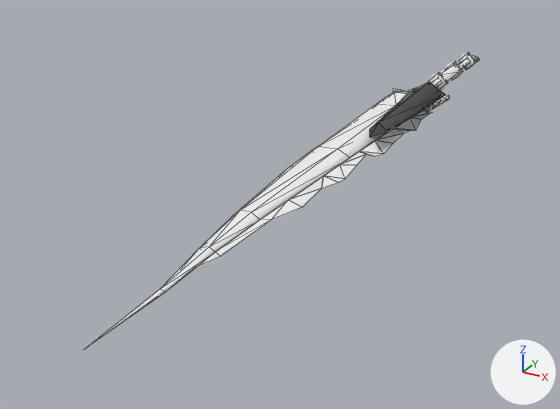
Before and after pictures for a commit that changed the glTF model docs/models/weapons/w07/027.glb.
Before and after are seen from a 50 mm lens placed at (1.2, -3.76, 1.05), pointed at (-0.2, -1.21, -0.22). Arrows for +X, +Y and +Z are at lower right; the lights stay in place. The picture after the commit comes second. Mesh edges are drawn as thin lines on the coarser meshes. Vertices at exactly the same position are counted once.

Script lines for the objects in view, before the commit:
```python
me_group_0 = bpy.data.meshes.new('Group[0]')
me_group_0.from_pydata(...)  # 459 vertices, 688 faces; spans x -0.15..0.16, y -2.63..0.8, z -0.07..0.07
# faces by material slot: [394, 294]
me_group_0.materials.append(mat_xfb__e_m00_swo027)  # white #ffffff
me_group_0.materials.append(mat_xfb__m00_swo027)  # white #ffffff
me_group_100 = bpy.data.meshes.new('Group[100]')
me_group_100.from_pydata(...)  # 195 vertices, 332 faces; spans x -0.15..0.16, y -2.63..0.8, z -0.06..0.06
me_group_100.materials.append(mat_xfb__m00_swo027)  # white #ffffff
me_group_21 = bpy.data.meshes.new('Group[21]')
me_group_21.from_pydata(...)  # 10 vertices, 16 faces; spans x 0.0..0.167, y -1.0..-0.221, z 0.0..0.104
me_group_21.materials.append(mat_xfb_w__m00_swo027_add)
ob_group_0 = bpy.data.objects.new('Group[0]', me_group_0)
ob_group_0.location = (0.0, 0.0, 0.0)
ob_group_100 = bpy.data.objects.new('Group[100]', me_group_100)
ob_group_100.location = (0.0, 0.0, 0.0)
ob_group_21 = bpy.data.objects.new('Group[21]', me_group_21)
ob_group_21.location = (0.0, 0.0, 0.0)
```
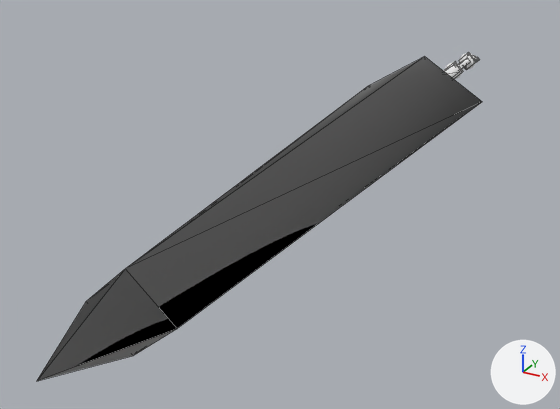
Pixel boxes [x1, y1, x2, y2] of what changed, in the pictures (560 x 409 px):
'Group[21]', reshaped (487% wider, 460% taller)
    before: [370, 82, 445, 139]
    after: [37, 57, 482, 381]
'Group[0]', unchanged, covered by the edit
    before: [86, 52, 479, 348]
    after: [443, 52, 479, 79]

What changed in the scene script:
```text
Change me_group_21:
    used by ob_group_21; location = (0.0, 0.0, 0.0)
    remove me_group_21.from_pydata(...)  # 10 vertices, 16 faces; spans x 0.0..0.167, y -1.0..-0.221, z 0.0..0.104
    add me_group_21.from_pydata(...)  # 10 vertices, 16 faces; spans x -0.291..0.305, y -2.77..0.014, z -0.186..0.186
    me_group_21 part 1
    me_group_21.vertices[0].co: (0.082, -0.221, 0.052) -> (0.002, 0.014, 0.0)
    me_group_21.vertices[1].co: (0.082, -0.254, 0.104) -> (0.001, -0.103, 0.186)  # pixel (429, 81) -> pixel (424, 56)
    me_group_21.vertices[2].co: (0.167, -0.254, 0.052) -> (0.305, -0.103, 0.0)  # pixel (445, 94) -> pixel (482, 101)
    me_group_21.vertices[3].co: (0.093, -0.91, 0.088) -> (0.042, -2.447, 0.129)  # pixel (378, 122) -> pixel (125, 268)
    me_group_21.vertices[4].co: (0.135, -0.909, 0.052) -> (0.191, -2.446, 0.0)  # pixel (387, 132) -> pixel (177, 328)
    me_group_21.vertices[5].co: (0.093, -1.0, 0.052) -> (0.043, -2.77, 0.0)  # pixel (369, 137) -> pixel (36, 381)
    me_group_21.vertices[6].co: (0.093, -0.91, 0.016) -> (0.042, -2.447, -0.129)  # pixel (377, 139) -> pixel (133, 355)
    me_group_21.vertices[7].co: (0.082, -0.254, 0.0) -> (0.001, -0.103, -0.186)
    me_group_21.vertices[8].co: (0.0, -0.254, 0.052) -> (-0.291, -0.103, 0.0)  # pixel (412, 90) -> pixel (367, 86)
    me_group_21.vertices[9].co: (0.055, -0.912, 0.052) -> (-0.094, -2.455, 0.0)  # pixel (369, 129) -> pixel (86, 301)
```
